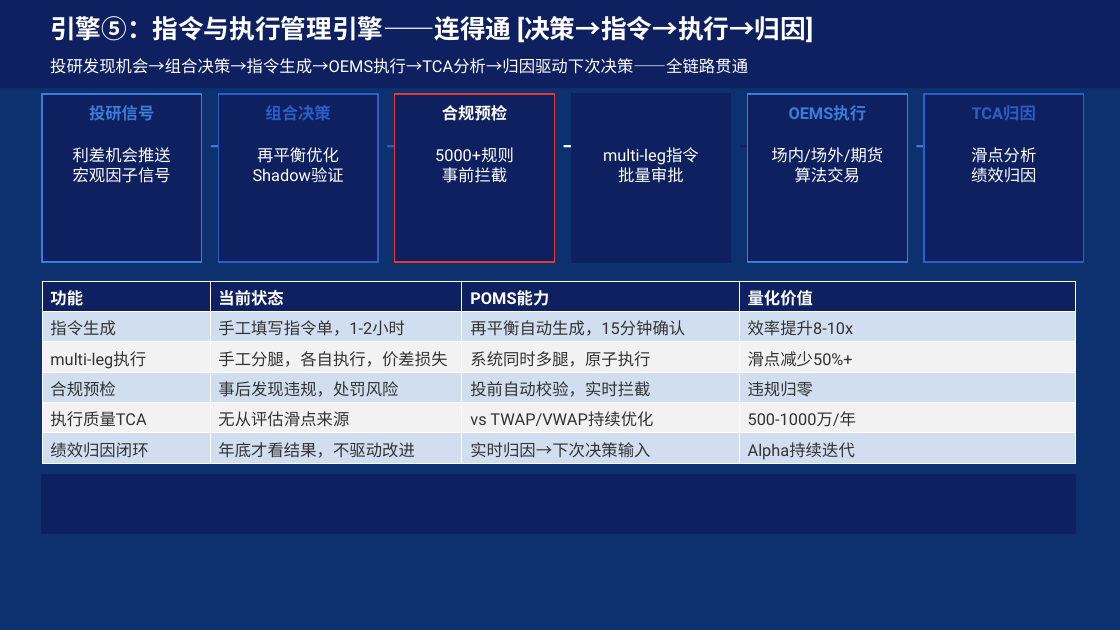
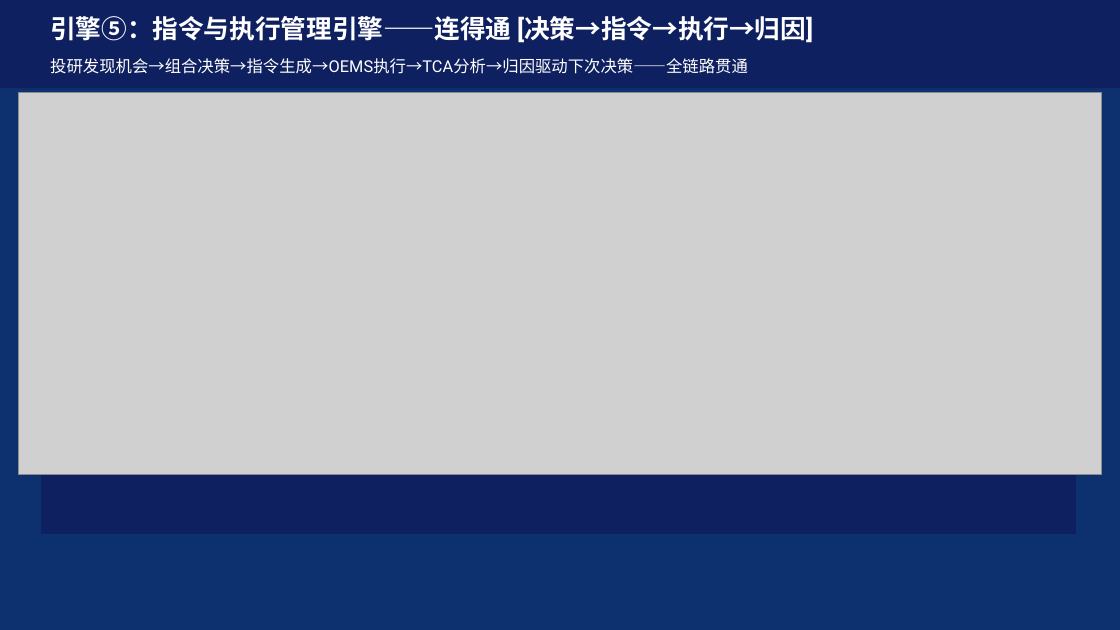
Before and after one commit to BellyFish99/ficc-projDocs, a slide deck: slide 31 of gy/gy_ppt.pptx. Drawn at 1120x630 pixels with LibreOffice and Linux fonts; fonts in the diff are those of the drawing; grey boxes stand for pictures; background and template pictures are left out. Boxes give left, top, right and bottom in pixels: in the first picture for what was removed or moved away, otherwise in the second. Text is boxed around its words. In the diff, an @@ line names an element or a change of style, - is before the commit and + after.

```diff
--- a/gy/gy_ppt.pptx
+++ b/gy/gy_ppt.pptx
@@ picture added at (x1=18, y1=92, x2=1102, y2=475) @@
@@ rectangle removed at (x1=42, y1=94, x2=202, y2=262) @@
@@ text removed at (x1=89, y1=105, x2=154, y2=121) @@
-投研信号
@@ rectangle removed at (x1=218, y1=94, x2=378, y2=262) @@
@@ text removed at (x1=265, y1=105, x2=330, y2=121) @@
-组合决策
@@ rectangle removed at (x1=395, y1=94, x2=555, y2=262) @@
@@ text removed at (x1=442, y1=105, x2=507, y2=121) @@
-合规预检
@@ rectangle removed at (x1=571, y1=94, x2=731, y2=262) @@
@@ text removed at (x1=576, y1=99, x2=727, y2=137) @@
-指令生成
@@ rectangle removed at (x1=748, y1=94, x2=907, y2=262) @@
@@ text removed at (x1=789, y1=105, x2=867, y2=121) @@
-OEMS执行
@@ rectangle removed at (x1=924, y1=94, x2=1084, y2=262) @@
@@ text removed at (x1=972, y1=105, x2=1036, y2=121) @@
-TCA归因
@@ text removed at (x1=73, y1=147, x2=171, y2=183) @@
-利差机会推送
-宏观因子信号
@@ text removed at (x1=202, y1=130, x2=227, y2=164) @@
-→
@@ text removed at (x1=253, y1=147, x2=344, y2=182) @@
-再平衡优化
-Shadow验证
@@ text removed at (x1=378, y1=130, x2=403, y2=164) @@
-→
@@ text removed at (x1=435, y1=147, x2=514, y2=183) @@
-5000+规则
-事前拦截
@@ text removed at (x1=555, y1=130, x2=580, y2=164) @@
-→
@@ text removed at (x1=603, y1=147, x2=699, y2=183) @@
-multi-leg指令
-批量审批
@@ text removed at (x1=731, y1=130, x2=756, y2=164) @@
-→
@@ text removed at (x1=771, y1=147, x2=883, y2=183) @@
-场内/场外/期货
-算法交易
@@ text removed at (x1=907, y1=130, x2=933, y2=164) @@
-→
@@ text removed at (x1=971, y1=147, x2=1036, y2=183) @@
-滑点分析
-绩效归因
@@ table removed at (x1=42, y1=281, x2=1075, y2=464), 6 rows, 4 columns @@
-功能 | 当前状态 | POMS能力 | 量化价值
-指令生成 | 手工填写指令单，1-2小时 | 再平衡自动生成，15分钟确认 | 效率提升8-10x
-multi-leg执行 | 手工分腿，各自执行，价差损失 | 系统同时多腿，原子执行 | 滑点减少50%+
-合规预检 | 事后发现违规，处罚风险 | 投前自动校验，实时拦截 | 违规归零
-执行质量TCA | 无从评估滑点来源 | vs TWAP/VWAP持续优化 | 500-1000万/年
-绩效归因闭环 | 年底才看结果，不驱动改进 | 实时归因→下次决策输入 | Alpha持续迭代
```
Also in this commit, not shown: 6 other slides changed, 2 other files.
